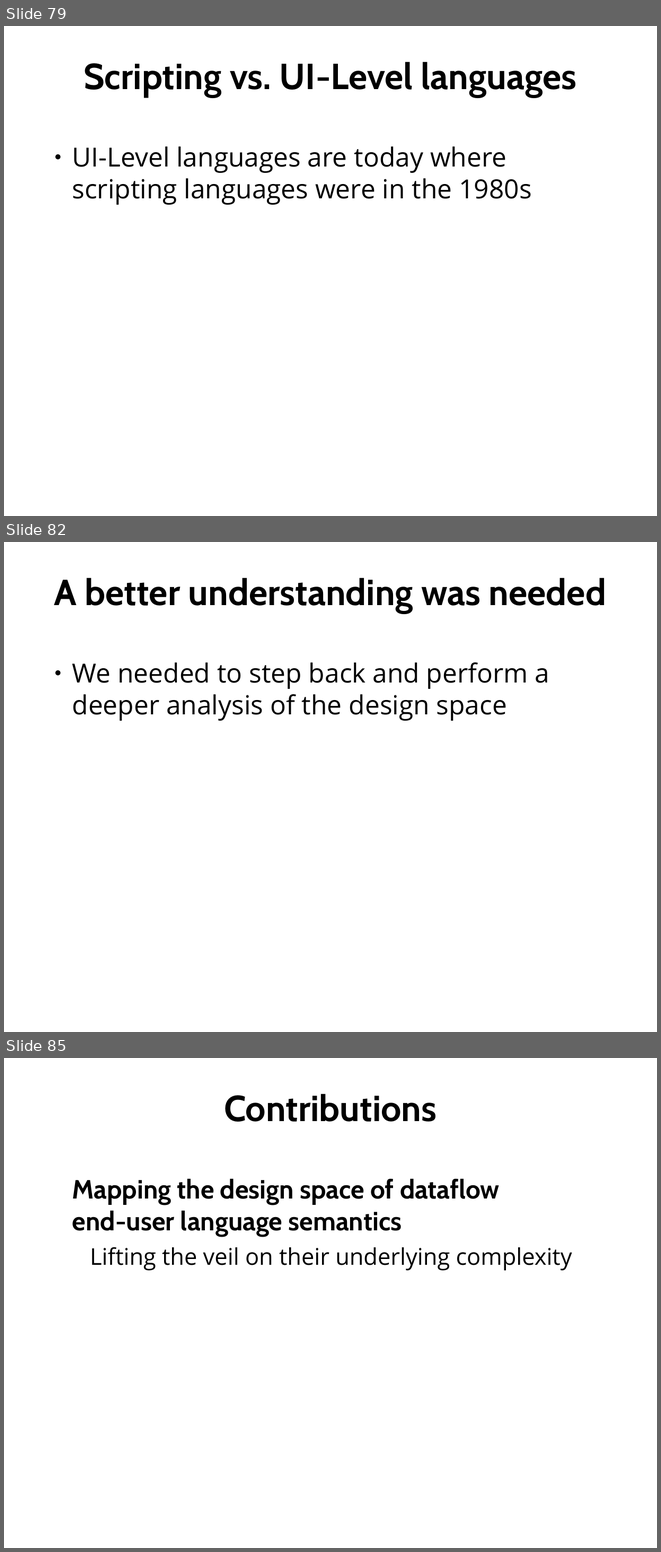
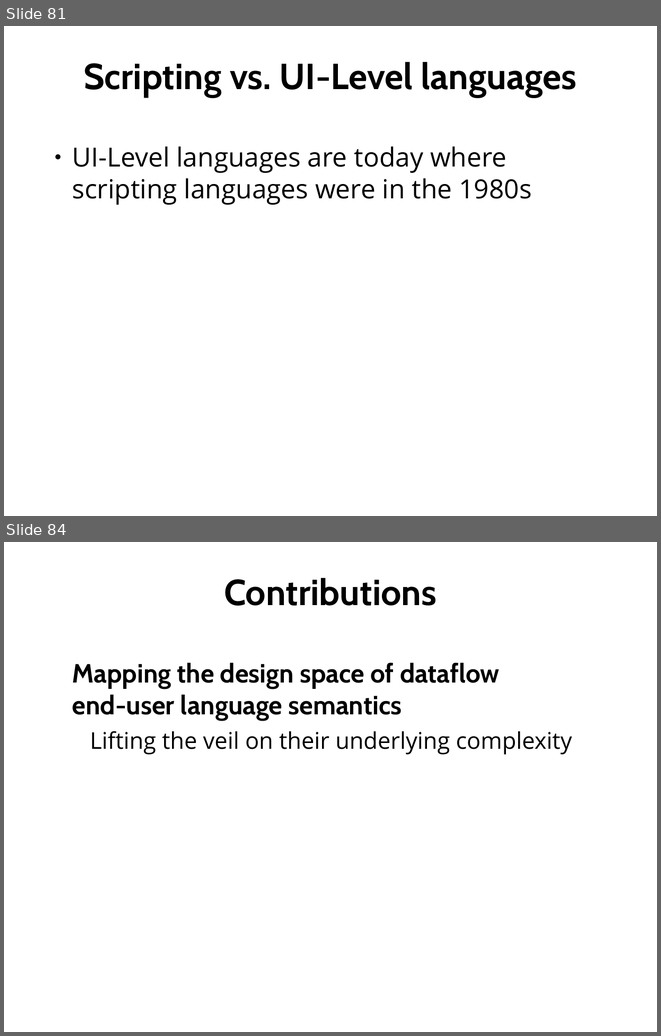
Before and after one commit to hishamhm/thesis, a slide deck: presentation/presentation.odp. Shown one above the other, each under a label of ours: slides 79, 82 and 85 before the commit, slides 81 and 84 after it; the slides between them are not shown. The pictures are 661x1552 and 661x1036 pixels, drawn with LibreOffice and Linux fonts; fonts in the diff are those of the drawing. Boxes give left, top, right and bottom in pixels: in the first picture for what was removed or moved away, otherwise in the second. Text is boxed around its words. In the diff, an @@ line names an element or a change of style, - is before the commit and + after.

```diff
--- a/presentation/presentation.odp
+++ b/presentation/presentation.odp
@@ slide 82 removed at [4,542,657,1032], background #FFFFFF @@
@@ title removed at [54,578,606,613] @@
-A better understanding was needed
@@ text removed at [72,662,550,721] @@
-● We needed to step back and perform a deeper analysis of the design space
@@ what was slide 79 is now slide 81 @@
@@ what was slide 85 is now slide 84 @@
```
Also in this commit, not shown: 2 slides changed, 6 slides added, 6 other slides removed, 1 other file.
